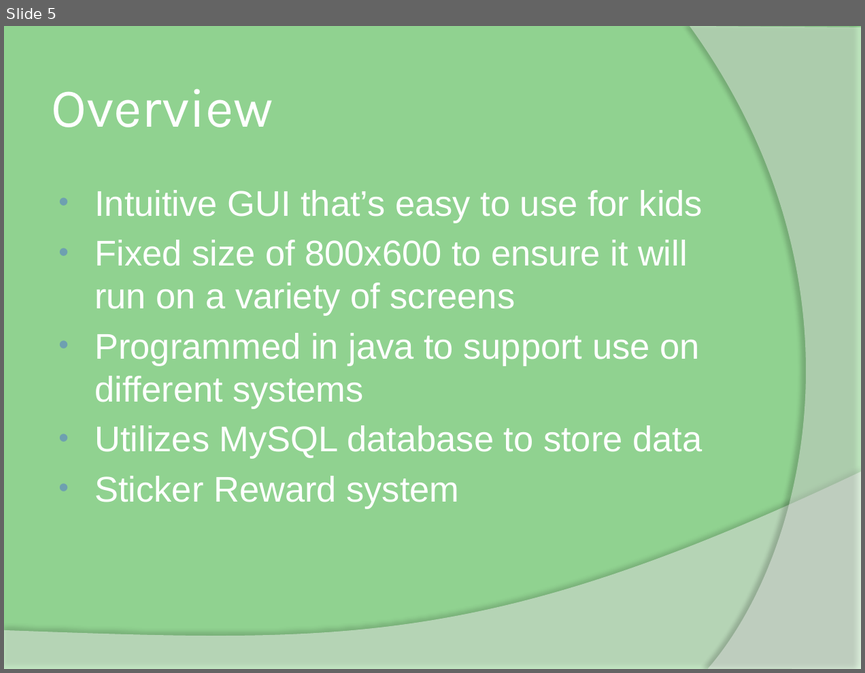
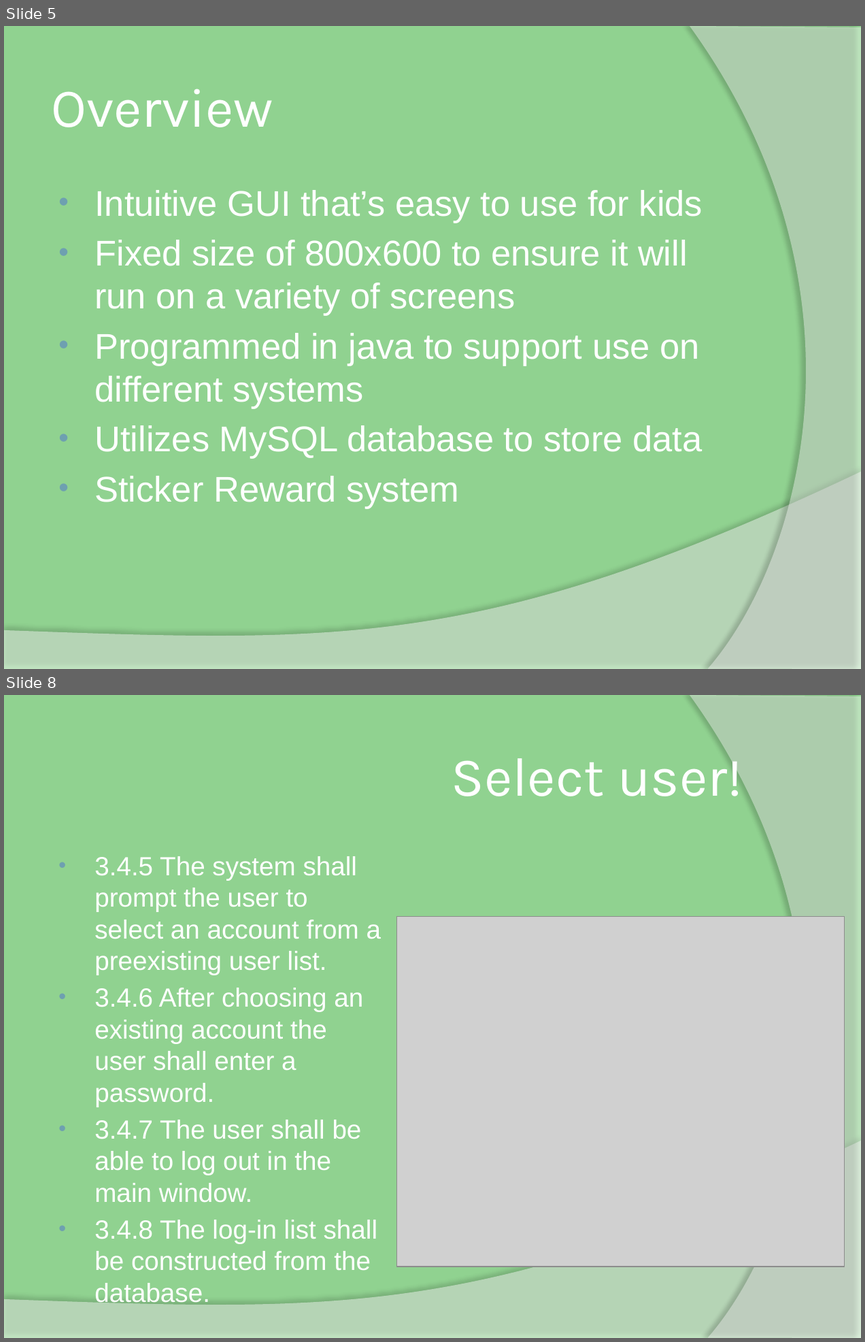
Before and after one commit to e-sullivan9/MathTutor, a slide deck: Learn 2 Math Phase 4/Learn 2 Math final.pptx. Shown one above the other, each under a label of ours: slide 5 before the commit, slides 5 and 8 after it; the slides between them are not shown. The pictures are 865x673 and 865x1342 pixels, drawn with LibreOffice and Linux fonts; fonts in the diff are those of the drawing; grey boxes stand for pictures. Boxes give left, top, right and bottom in pixels: in the first picture for what was removed or moved away, otherwise in the second. Text is boxed around its words. In the diff, an @@ line names an element or a change of style, - is before the commit and + after.

```diff
--- a/Learn 2 Math Phase 4/Learn 2 Math final.pptx
+++ b/Learn 2 Math Phase 4/Learn 2 Math final.pptx
@@ slide 8 added at box(4, 695, 861, 1338), background #90D290; not listed: 2 template elements that a slide beside it also shows @@
@@ title added at box(451, 758, 742, 796), 46 pt, text #FFFFFF @@
+Select user!
@@ text added at box(94, 856, 381, 1270), 22.1 pt, text #FFFFFF @@
+• 3.4.5 The system shall prompt the user to select an account from a preexisting user list.
+• 3.4.6 After choosing an existing account the user shall enter a password.
+• 3.4.7 The user shall be able to log out in the main window.
+• 3.4.8 The log-in list shall be constructed from the database.
@@ picture added at box(396, 916, 844, 1266) @@
```
Also in this commit, not shown: 1 slide changed, 6 other slides added.
